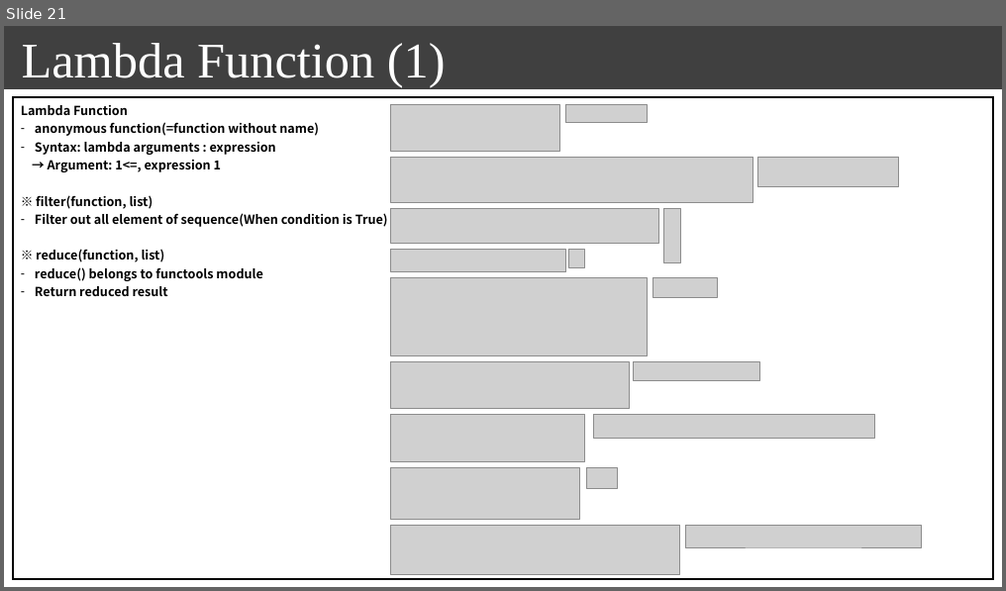
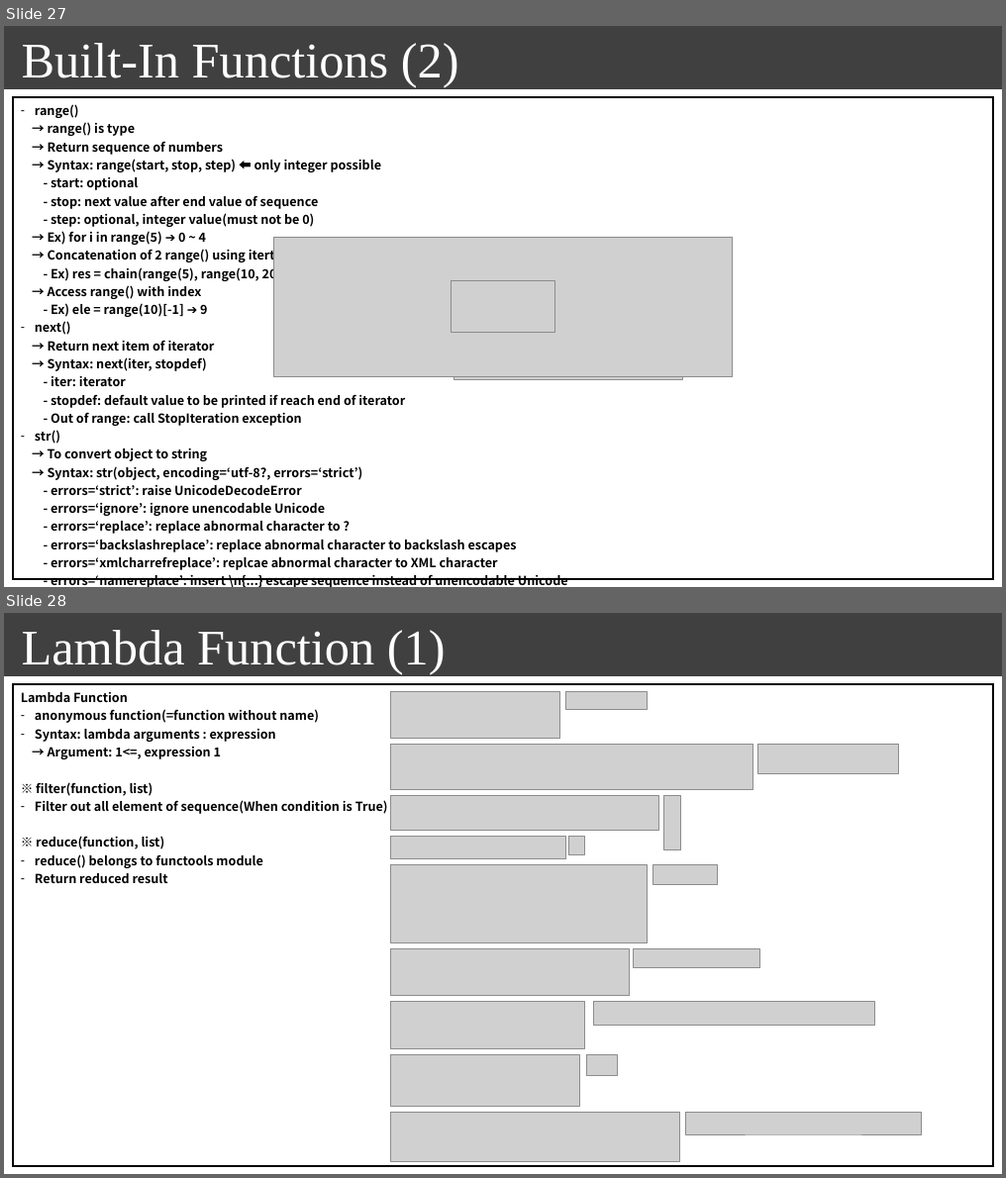
Before and after one commit to seonghokim/Study, a slide deck: Study Material/[ENG] everything in python.pptx. Shown one above the other, each under a label of ours: slide 21 before the commit, slides 27 and 28 after it. The pictures are 1006x591 and 1006x1178 pixels, drawn with LibreOffice and Linux fonts; fonts in the diff are those of the drawing; grey boxes stand for pictures; background and template pictures are left out. Boxes give left, top, right and bottom in pixels: in the first picture for what was removed or moved away, otherwise in the second. Text is boxed around its words. In the diff, an @@ line names an element or a change of style, - is before the commit and + after.

```diff
--- a/Study Material/[ENG] everything in python.pptx
+++ b/Study Material/[ENG] everything in python.pptx
@@ slide 27 added at bbox=[4, 26, 1002, 587], background #FFFFFF; not listed: 1 template element that a slide beside it also shows @@
@@ text added at bbox=[22, 43, 459, 87], 48 pt, text #FFFFFF @@
+Built-In Functions (2)
@@ table added at bbox=[13, 98, 994, 587], 1 rows, 1 columns @@
+range() / → range() is type / → Return sequence of numbers / → Syntax: range(start, stop, step) ⬅ only integer possible / - start: optional / - stop: next value after end value of sequence / - step: optional, integer value(must not be 0) / → Ex) for i in range(5) ➔ 0 ~ 4 / → Concatenation of 2 range() using itertools chain() method / - Ex) res = chain(range(5), range(10, 20, 2)) / → Access range() with index / - Ex) ele = range(10)[-1] ➔ 9 / next() / → Return next item of iterator / → Syntax: next(iter, stopdef) / - iter: iterator / - stopdef: default value to be printed if reach end of iterator / - Out of range: call StopIteration exception / str() / → To convert object to string / → Syntax: str(object, encoding=‘utf-8?, errors=‘strict’) / - errors=‘strict’: raise UnicodeDecodeError / - errors=‘ignore’: ignore unencodable Unicode / - errors=‘replace’: replace abnormal character to ? / - errors=‘backslashreplace’: replace abnormal character to backslash escapes / - errors=‘xmlcharrefreplace’: replcae abnormal character to XML character / - errors=‘namereplace’: insert \n{...} escape sequence instead of unencodable Unicode / → Ex) s = str(“hello”), print(s) ➔ hello
@@ picture added at bbox=[273, 237, 734, 376] @@
@@ picture added at bbox=[450, 281, 555, 332] @@
@@ picture added at bbox=[453, 265, 682, 380] @@
@@ what was slide 21 is now slide 28 @@
```
Also in this commit, not shown: 3 slides changed, 6 other slides added, 1 other file.
